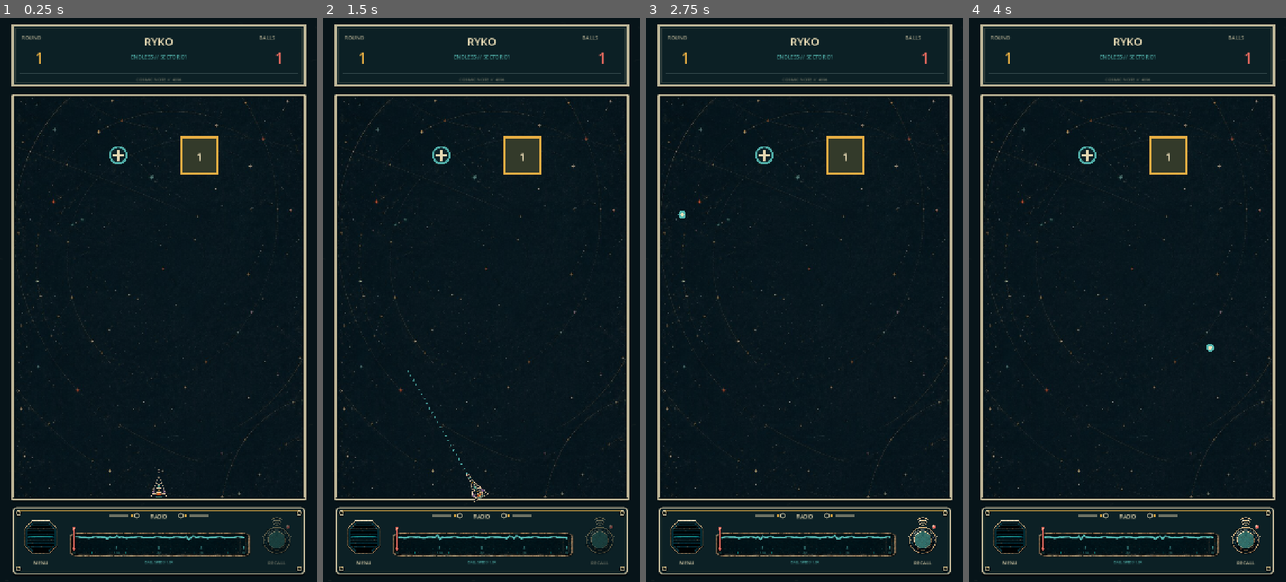
Above: before the commit, frames 1-4 (left to right).
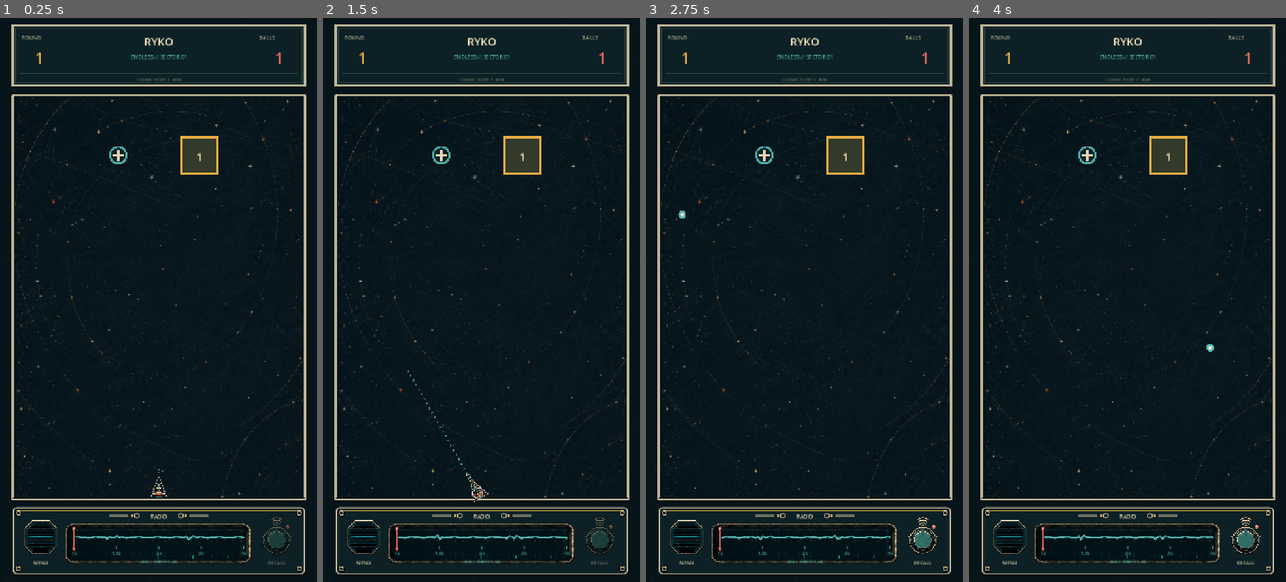
Above: after the commit, the same moments.

Repository: dfagaras/ryko-game
Game: Godot game, scene res://scenes/main.tscn
Same seed, same stepped clock (60 frames per second), same inputs: the game is played once before the commit and once after it.
Inputs (mouse positions are in pixels of both pictures, inside the frame that each line leads up to):
- Up to frame 1 (0.25 s): no input
- Up to frame 2 (1.5 s): tap Enter at 0.5 s; move the mouse to (551, 271) at 0.52 s; click (551, 271) at 0.67 s; tap Space at 1.25 s; drag from (418, 328) to (465, 412) at 1.27 s
- Up to frame 3 (2.75 s): move the mouse to (836, 175) at 2.02 s; click (836, 175) at 2.17 s
- Up to frame 4 (4 s): drag from (1111, 412) to (1032, 215) at 2.77 s; move the mouse to (1222, 384) at 3.52 s; click (1222, 384) at 3.67 s

The runs differ from the first frame. In frame 1, 0.9% of the frame differs, in the area x 20-80%, y 89-97%; in frame 2, 0.9%; in frame 3, 0.9%; in frame 4, 0.9%.

Commit message:
fix: enlarge 2D waveboard content and speed labels

Diff:
--- a/scripts/main.gd
+++ b/scripts/main.gd
@@ -132,6 +132,10 @@
 const MENU_SPEAKER_TEXTURE: Texture2D = preload("res://assets/ui/menu_speaker_2d.png")
 const RECALL_KNOB_TEXTURE: Texture2D = preload("res://assets/ui/recall_knob_2d.png")
 const RADIO_WAVEBOARD_TEXTURE: Texture2D = preload("res://assets/ui/radio_waveboard_2d.png")
+# The generated texture includes transparent presentation padding. Rendering
+# only the actual faceplate keeps the approved radio footprint unchanged while
+# allowing the oscilloscope to use the full rectangle allocated by the UI.
+const RADIO_WAVEBOARD_SOURCE_RECT := Rect2(25.0, 102.0, 993.0, 289.0)
 const BACKGROUND_TEXTURES: Array[Texture2D] = [
 	preload("res://assets/backgrounds/star_chart.jpg"),
 	preload("res://assets/backgrounds/mission_log.jpg"),
@@ -2224,7 +2228,7 @@
 	# Keep the exact existing scope rectangle; the static housing is now the
 	# approved 2D asset while waveform, needle and labels remain interactive.
 	var scope_outer := _radio_scope_outer_rect()
-	draw_texture_rect(RADIO_WAVEBOARD_TEXTURE, scope_outer, false)
+	draw_texture_rect_region(RADIO_WAVEBOARD_TEXTURE, scope_outer, RADIO_WAVEBOARD_SOURCE_RECT)
 	var wave_rect := _radio_speed_track_rect()
 	_draw_radio_waveform(wave_rect)
 	_draw_radio_speed_control(scope_outer, wave_rect)
@@ -2277,7 +2281,7 @@
 		var ratio := _speed_position_for_index(speed_index)
 		var x := lerpf(wave_rect.position.x, wave_rect.end.x, ratio)
 		draw_line(Vector2(x, wave_rect.end.y + 2.0), Vector2(x, wave_rect.end.y + 7.0), Color(AQUA, 0.72), 1.5, true)
-		_draw_centered_label(BALL_SPEED_LABELS[speed_index], Vector2(x, wave_rect.end.y + 14.0), 7, Color(AQUA, 0.76))
+		_draw_centered_label(BALL_SPEED_LABELS[speed_index], Vector2(x, wave_rect.end.y + 15.0), 11, Color(AQUA, 0.92))
 
 	var needle_x := lerpf(wave_rect.position.x, wave_rect.end.x, speed_needle_position)
 	var needle_top := wave_rect.position.y - 1.0
@@ -2289,7 +2293,7 @@
 	draw_circle(Vector2(needle_x, needle_bottom), 3.2, Color(CORAL, 0.88))
 
 	var speed_text := "BALL SPEED %sX" % String.num(ball_speed_multiplier, 2)
-	_draw_centered_label(speed_text, Vector2(scope_rect.get_center().x, scope_rect.end.y - 6.0), 8, Color(AQUA, 0.90))
+	_draw_centered_label(speed_text, Vector2(scope_rect.get_center().x, scope_rect.end.y - 7.0), 10, Color(AQUA, 0.96))
 
 
 func _draw_radio_scope_grid(rect: Rect2) -> void:
